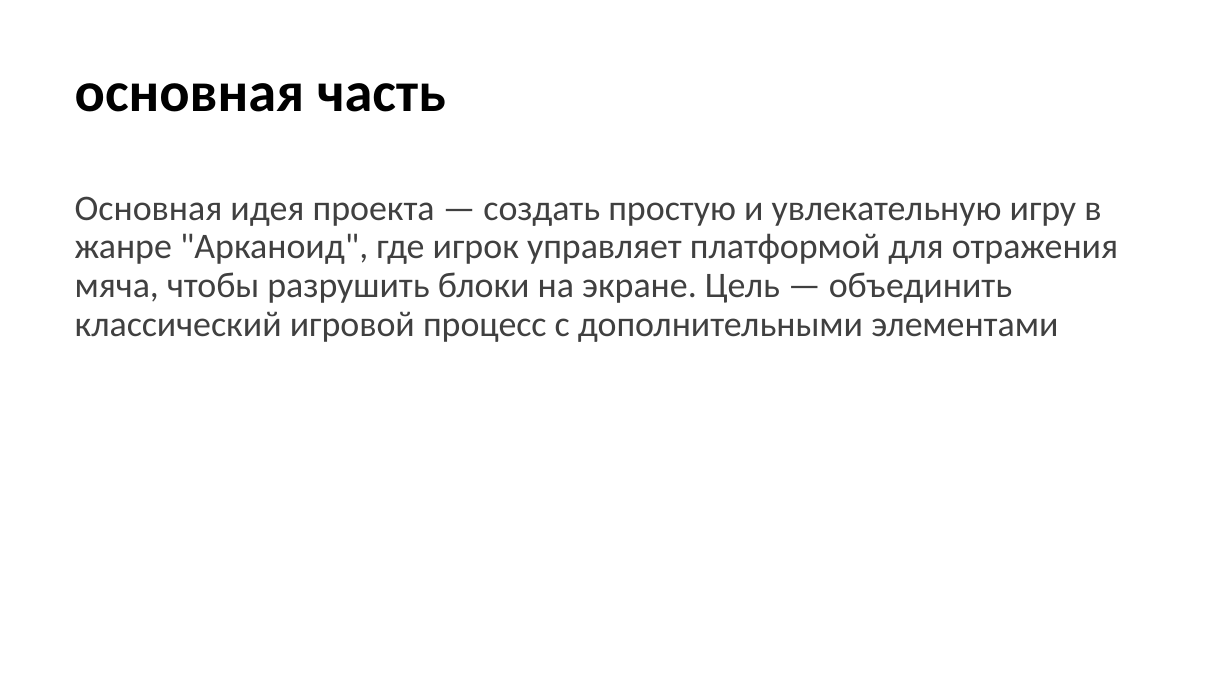
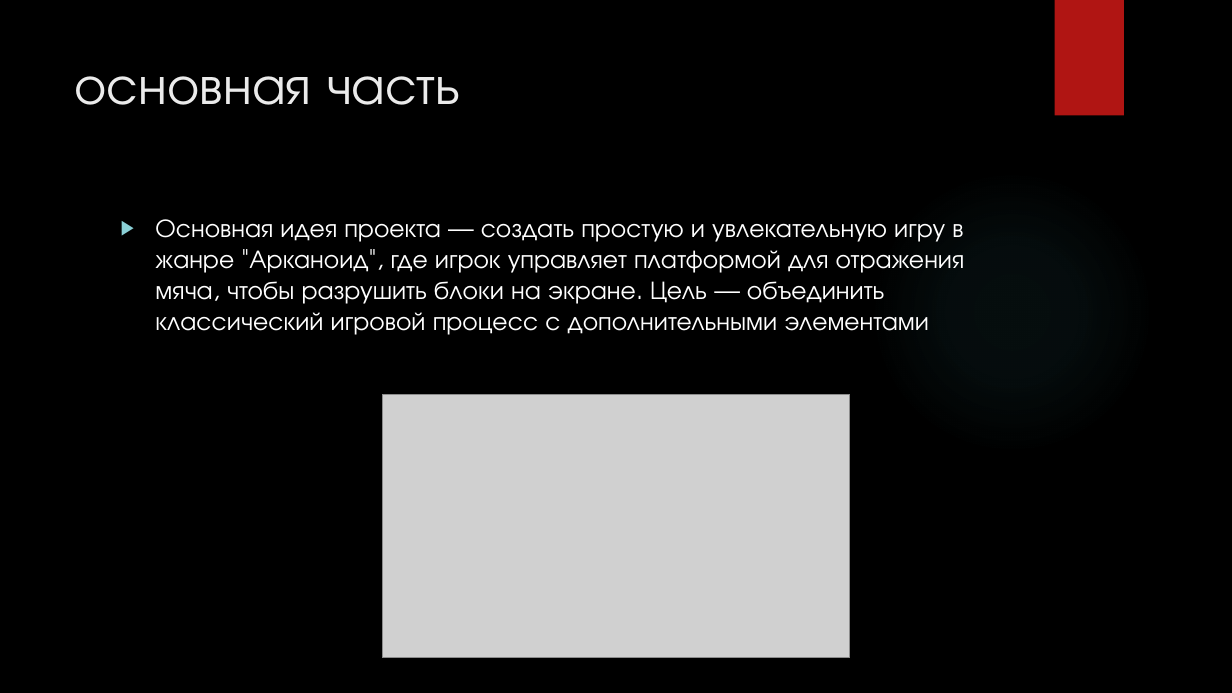
Before and after one commit to Mr-lab-sys/Pygame_project, a slide deck: slide 2 of проект_2.pptx. Drawn at 1232x693 pixels with LibreOffice and Linux fonts; fonts in the diff are those of the drawing; grey boxes stand for pictures; background and template pictures are left out. Boxes give left, top, right and bottom in pixels: in the first picture for what was removed or moved away, otherwise in the second. Text is boxed around its words. In the diff, an @@ line names an element or a change of style, - is before the commit and + after.

```diff
--- a/проект_2.pptx
+++ b/проект_2.pptx
@@ background #FFFFFF to picture (left out) @@
@@ rectangle added at (1055,0,1124,116), fill #B01513 @@
@@ title "основная часть": place and size @@
-title "основная часть" at (75,83,446,112)
+title "основная часть" at (75,76,460,105)
@@ title "основная часть" at (75,76,460,105): size 44 to 42 pt, font Calibri to TeX Gyre Adventor, text colour #000000 to #EBEBEB, bold off; line spacing 0.9 to 1; vertical alignment middle to top @@
@@ ellipse added at (870,169,1154,454), fill gradient #50B9C1 @@
@@ text "Основная идея проекта — создать ...": place and size @@
-text "Основная идея проекта — создать ..." at (75,196,1118,342)
+text "Основная идея проекта — создать ..." at (155,219,965,335)
@@ text "Основная идея проекта — создать ..." at (155,219,965,335): size 28 to 20 pt, font Calibri to TeX Gyre Adventor, text colour #404040 to #FFFFFF; bullet none to ▶; line spacing 0.9 to 1 @@
@@ picture added at (383,395,850,658) @@
```
Also in this commit, not shown: 2 other slides changed, 2 slides added, 2 slides removed.
